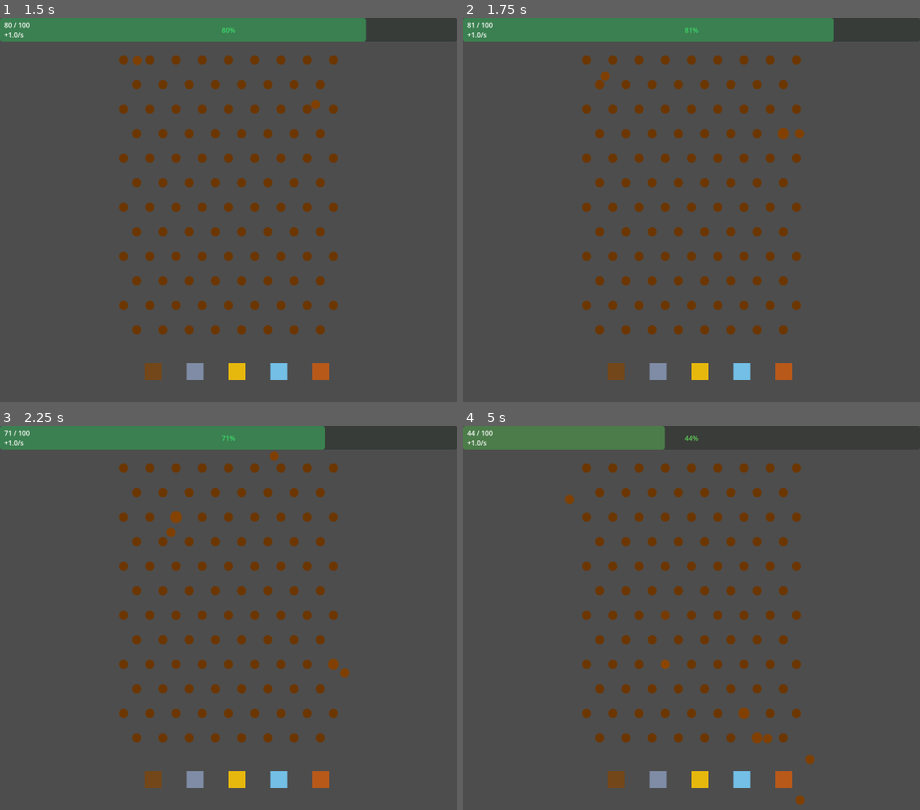
Above: before the commit, frames 1-4 (two rows, left to right).
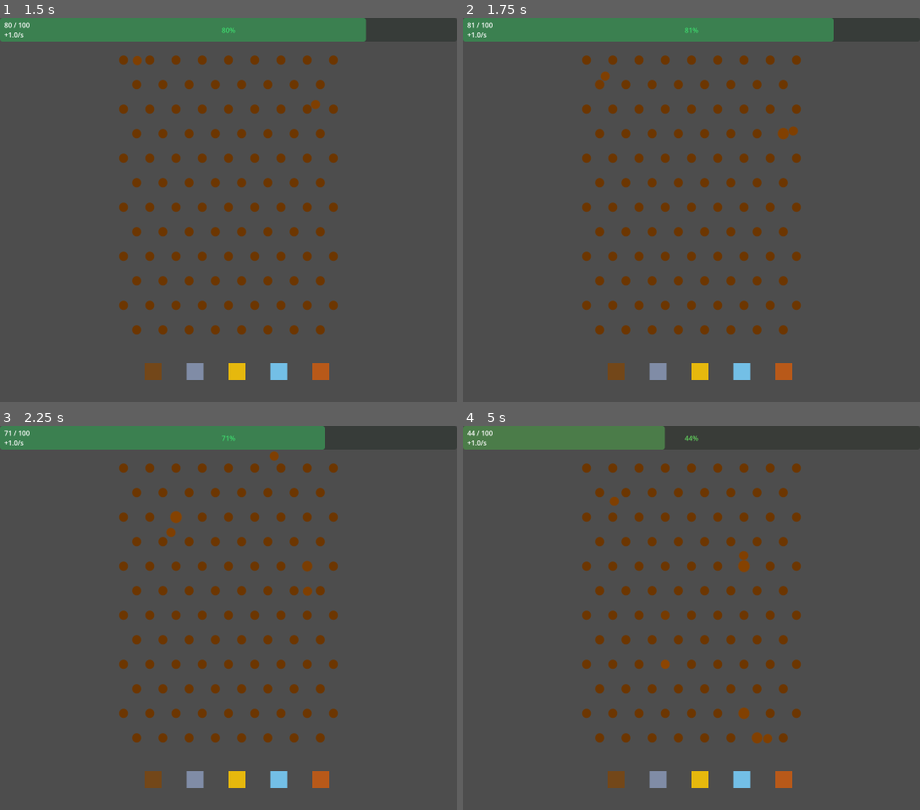
Above: after the commit, the same moments.

Repository: RafaelNTeixeira/ScrapFall
Game: Godot game, scene res://scenes/Main.tscn
Same seed, same stepped clock (60 frames per second), same inputs: the game is played once before the commit and once after it.
Inputs (mouse positions are in pixels of both pictures, inside the frame that each line leads up to):
- Up to frame 1 (1.5 s): tap Enter at 0.5 s; move the mouse to (329, 321) at 0.52 s; click (329, 321) at 0.67 s; tap Space at 1.25 s; drag from (137, 390) to (123, 60) at 1.27 s
- Up to frame 2 (1.75 s): no input
- Up to frame 3 (2.25 s): move the mouse to (274, 614) at 2.02 s; click (274, 614) at 2.17 s
- Up to frame 4 (5 s): drag from (outside the picture) to (586, 468) at 2.77 s; move the mouse to (outside the picture) at 3.52 s; click (outside the picture) at 3.67 s; drag from (554, 664) to (613, 468) at 4.27 s

Frame 1 is identical in both runs. In frame 2, less than 0.1% of the frame differs, in the area x 71-75%, y 28-32%; in frame 3, 0.1%; in frame 4, 0.3%, in the area x 22-77%, y 17-99%.

Commit message:
imp: Improved walls positioning to better redirect balls that collide with them

Diff:
--- a/scripts/Board.gd
+++ b/scripts/Board.gd
@@ -153,8 +153,8 @@
 	var wall_mid_y:  float = wall_top + wall_height * 0.5
 
 	# Board left and right X edges
-	var board_left:  float = board_origin.x - (0.9 * PEG_SPACING_X)
-	var board_right: float = board_origin.x + (COLS_ODD - 0.1) * PEG_SPACING_X
+	var board_left:  float = board_origin.x - (0.1 * PEG_SPACING_X)
+	var board_right: float = board_origin.x + (COLS_ODD - 0.9) * PEG_SPACING_X
 
 	# Left wall — inner face flush with the board left edge
 	_add_wall(
